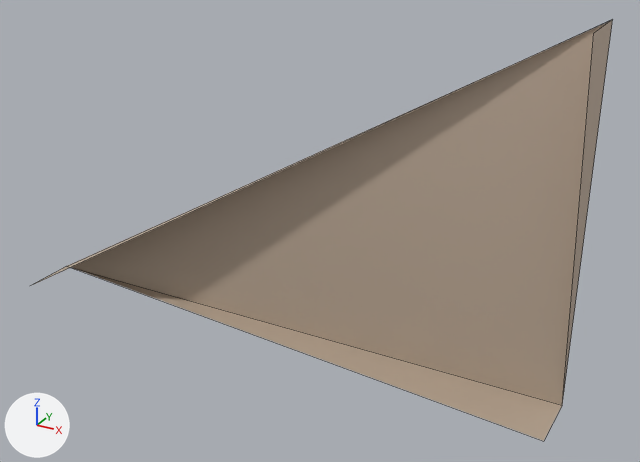
The glTF model models/kit/gable_regocrete_meshin.glb as it was, and as the next commit left it.
Before and after are seen from a camera (50 mm lens) standing at (1.44, -2.23, 1.56) and looking at (0.2, 0.04, 0.43). Every picture has the same lights, and +X, +Y and +Z are marked at lower left. The first picture is the older version. Mesh edges are drawn as thin lines. Vertices at exactly the same position are counted once.

In view in the first picture: 'gable_regocrete_meshin'.
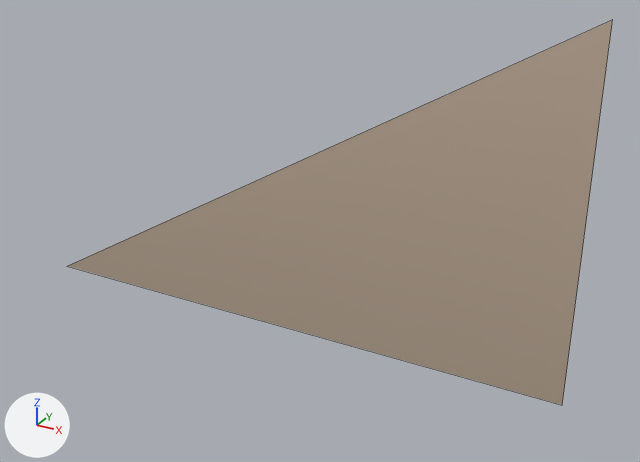
What differs and where, as boxes [x1, y1, x2, y2] in the pictures (640 x 462 px):
'gable_regocrete_meshin', reshaped (9% shorter): before [34, 20, 612, 441]; after [68, 20, 612, 405]
part 1 of me_base, deleted: before [34, 20, 612, 441]

The change, as a list of edits to the scene's bpy script:
```text
Change me_base:
    used by ob_gable_regocrete_meshin; location = (0.0, 0.0, 0.0)
    verts and faces of me_base; kept vertices keep their numbers, new ones are numbered from 6
    before: 0 (-1.0, 0.1, 0.0) at pixel (66, 266), 1 (1.0, 0.1, 0.0) at pixel (562, 405), 2 (1.0, 0.1, 1.15) at pixel (612, 19), 3 (1.0, -0.1, 0.0) at pixel (543, 441), 4 (1.0, -0.1, 1.15) at pixel (593, 33)
    before: 5 (-1.0, -0.1, 0.0)
    remove me_base.from_pydata(...)  # 6 vertices, 4 faces; spans x -1.0..1.0, y -0.1..0.1, z 0.0..1.15
    add me_base.from_pydata(...)  # 3 vertices, 1 face; spans x -1.0..1.0, y 0.1, z 0.0..1.15
    me_base part 1
    add delete_vertices([3, 4, 5])  # with the faces that use them
```
